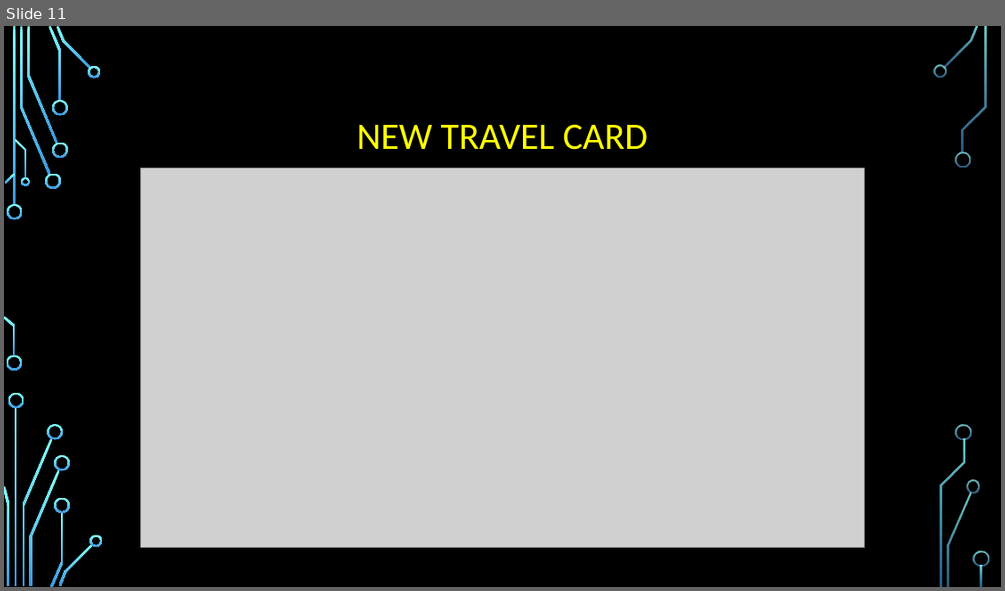
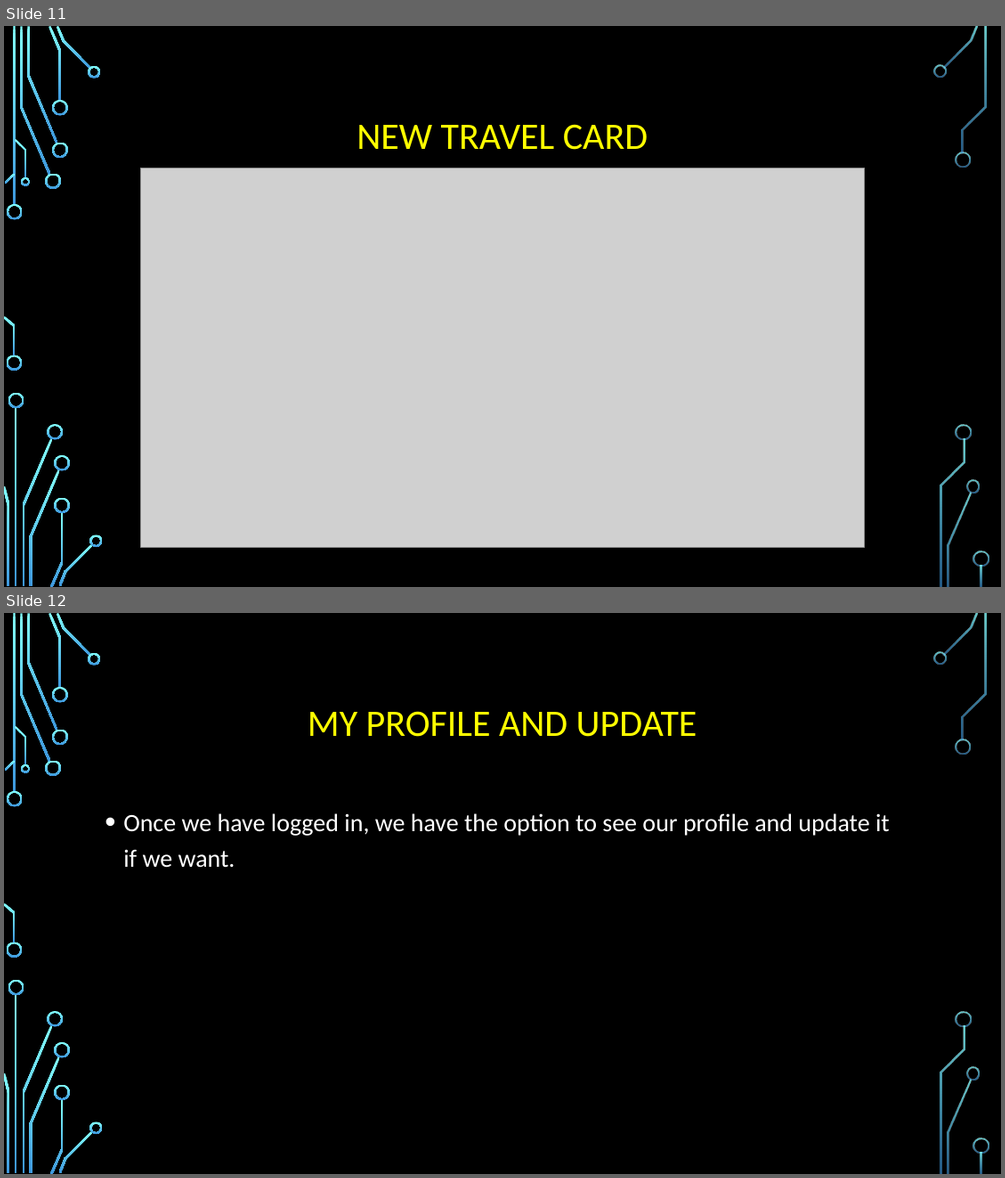
Before and after one commit to Pjorda96/lolitos, a slide deck: FLORIDACAR.pptx. Shown one above the other, each under a label of ours: slide 11 before the commit, slides 11 and 12 after it. The pictures are 1005x591 and 1005x1178 pixels, drawn with LibreOffice and Linux fonts; fonts in the diff are those of the drawing; grey boxes stand for pictures; background and template pictures are left out. Boxes give left, top, right and bottom in pixels: in the first picture for what was removed or moved away, otherwise in the second. Text is boxed around its words. In the diff, an @@ line names an element or a change of style, - is before the commit and + after.

```diff
--- a/FLORIDACAR.pptx
+++ b/FLORIDACAR.pptx
@@ slide 12 added at box(4, 613, 1001, 1174), background picture (left out); not listed: 36 template elements that a slide beside it also shows @@
@@ title added at box(307, 711, 697, 737), 36 pt, text #FFFF00 @@
+MY PROFILE AND UPDATE
@@ text added at box(123, 813, 890, 868), 24 pt, text #FFFFFF @@
+• Once we have logged in, we have the option to see our profile and update it if we want.
```
Also in this commit, not shown: 2 other slides added.
